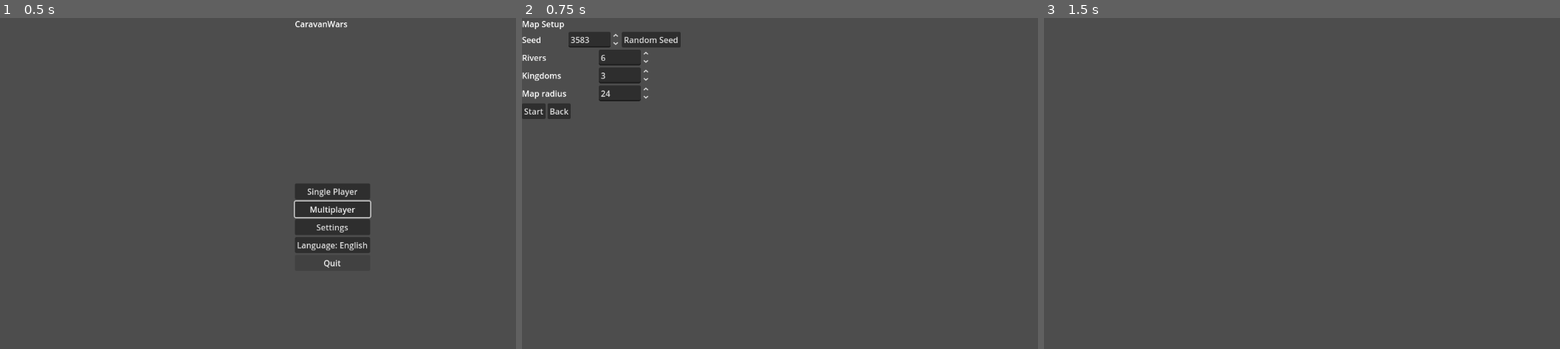
Above: before the commit, frames 1-3 (left to right).
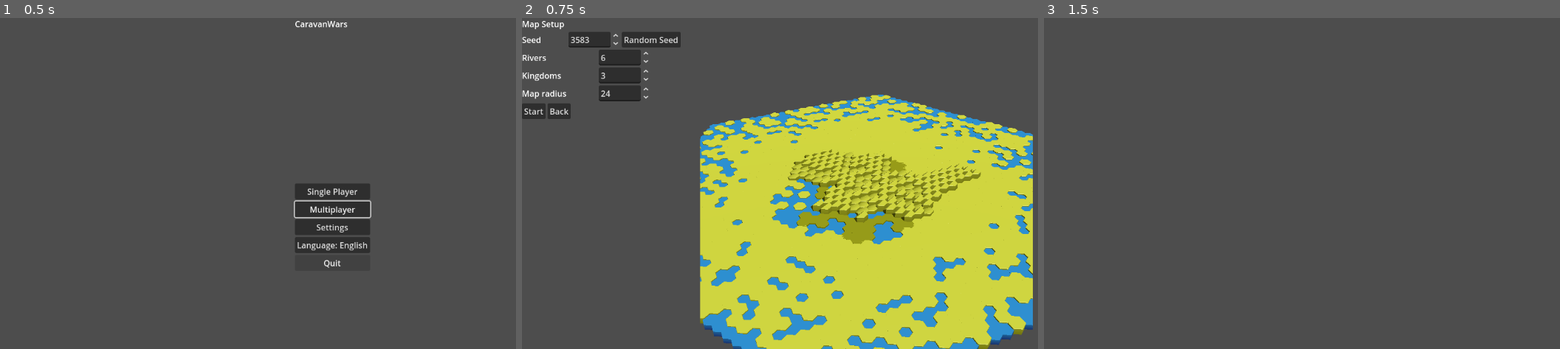
Above: after the commit, the same moments.

Repository: sepa79/CaravanWars
Game: Godot game, scene res://scenes/Main.tscn
The game is run twice, just before and just after one commit, with the same random seed, the same clock (stepped at 60 frames per second) and the same inputs.
Inputs:
- Up to frame 1 (0.5 s): no input
- Up to frame 2 (0.75 s): click "Single Player" at 0.5 s
- Up to frame 3 (1.5 s): click "Start" at 1.25 s

Frame 1 is identical in both runs. In frame 2, 46% of the frame differs, in the area x 34-99%, y 23-100%; in frame 3, nothing differs.

Commit message:
fix: restore map setup preview lighting

Diff:
--- a/game/ui/MapView.gd
+++ b/game/ui/MapView.gd
@@ -23,22 +23,38 @@
 }
 
 const HEX_WORLD_SCALE: float = 1.0
+const CAMERA_BASE_HEIGHT: float = 26.0
+const CAMERA_HEIGHT_PER_UNIT: float = 0.45
+const CAMERA_DISTANCE_FACTOR: float = 1.65
+const CAMERA_MIN_DISTANCE: float = 32.0
+const CAMERA_ORBIT_DIRECTION: Vector3 = Vector3(0.573462, 0.0, 0.819232)
+const DEFAULT_CAMERA_ORIGIN: Vector3 = Vector3(0.0, 28.0, 36.0)
+const DEFAULT_CAMERA_TARGET: Vector3 = Vector3.ZERO
+const LIGHT_DIRECTION: Vector3 = Vector3(-0.45, -1.0, -0.35)
+const LIGHT_ENERGY: float = 1.35
+const LIGHT_INDIRECT_ENERGY: float = 0.85
 
 var map_data: Dictionary = {}
 
 var _mesh_library: Dictionary = {}
 var _region_layers: Dictionary = {}
 var _needs_refresh: bool = false
+var _map_bounds: Dictionary = {}
 
 var _viewport: SubViewport
 var _terrain_root: Node3D
 var _viewport_container: Control
+var _camera_rig: Node3D
+var _camera: Camera3D
+var _sun_light: DirectionalLight3D
 
 func _ready() -> void:
     _ensure_viewport_structure()
     _configure_viewport()
     _build_mesh_library()
     _ensure_region_layers()
+    call_deferred("_complete_preview_setup")
+    _update_camera_framing()
     _needs_refresh = true
     _refresh_layers_if_needed()
 
@@ -226,6 +242,9 @@
 
 func _update_region_layers() -> void:
     var grouped_hexes := _group_hexes_by_region()
+    var min_pos := Vector3(INF, INF, INF)
+    var max_pos := Vector3(-INF, -INF, -INF)
+    var has_positions := false
     for region in _region_layers.keys():
         var instance: MultiMeshInstance3D = _region_layers[region]
         if instance == null or instance.multimesh == null:
@@ -241,7 +260,22 @@
             var position := _axial_to_world(axial)
             multimesh.set_instance_transform(index, Transform3D(Basis.IDENTITY, position))
             index += 1
+            min_pos.x = min(min_pos.x, position.x)
+            min_pos.y = min(min_pos.y, position.y)
+            min_pos.z = min(min_pos.z, position.z)
+            max_pos.x = max(max_pos.x, position.x)
+            max_pos.y = max(max_pos.y, position.y)
+            max_pos.z = max(max_pos.z, position.z)
+            has_positions = true
         multimesh.instance_count = index
+    if has_positions:
+        _map_bounds = {
+            "min": min_pos,
+            "max": max_pos,
+        }
+    else:
+        _map_bounds = {}
+    _update_camera_framing()
 
 func _group_hexes_by_region() -> Dictionary:
     if not map_data.has("hexes"):
@@ -282,3 +316,95 @@
 
 func _draw() -> void:
     _refresh_layers_if_needed()
+
+func _complete_preview_setup() -> void:
+    _ensure_camera_rig()
+    _ensure_preview_light()
+    _update_camera_framing()
+
+func _ensure_camera_rig() -> void:
+    if _viewport == null:
+        return
+    _camera_rig = _viewport.get_node_or_null("%CameraRig") as Node3D
+    if _camera_rig == null:
+        _camera_rig = Node3D.new()
+        _camera_rig.name = "CameraRig"
+        _camera_rig.unique_name_in_owner = true
+        _viewport.add_child(_camera_rig)
+    _camera = _camera_rig.get_node_or_null("PreviewCamera") as Camera3D
+    if _camera == null:
+        _camera = Camera3D.new()
+        _camera.name = "PreviewCamera"
+        _camera_rig.add_child(_camera)
+    _configure_camera()
+
+func _configure_camera() -> void:
+    if _camera == null:
+        return
+    _camera.set_deferred("current", true)
+    _camera.near = 0.1
+    _camera.far = 1024.0
+    _camera.fov = 40.0
+    if _map_bounds.is_empty():
+        _apply_default_camera_frame()
+
+func _apply_default_camera_frame() -> void:
+    if _camera == null:
+        return
+    var origin := DEFAULT_CAMERA_ORIGIN
+    var target := DEFAULT_CAMERA_TARGET
+    var direction := target - origin
+    if direction.length_squared() < 0.001:
+        direction = Vector3.FORWARD
+    var basis := Basis().looking_at(direction.normalized(), Vector3.UP)
+    _camera.transform = Transform3D(basis, origin)
+
+func _update_camera_framing() -> void:
+    if _camera == null:
+        return
+    if _map_bounds.is_empty():
+        _apply_default_camera_frame()
+        return
+    var min_pos: Vector3 = _map_bounds.get("min", Vector3.ZERO)
+    var max_pos: Vector3 = _map_bounds.get("max", Vector3.ZERO)
+    var center: Vector3 = (min_pos + max_pos) * 0.5
+    var span_x: float = abs(max_pos.x - min_pos.x)
+    var span_z: float = abs(max_pos.z - min_pos.z)
+    var extent: float = max(span_x, span_z) * 0.5
+    var distance: float = max(CAMERA_MIN_DISTANCE, extent * CAMERA_DISTANCE_FACTOR)
+    var height: float = max(CAMERA_BASE_HEIGHT, (extent * CAMERA_HEIGHT_PER_UNIT) + CAMERA_BASE_HEIGHT)
+    var offset_dir: Vector3 = CAMERA_ORBIT_DIRECTION
+    var horizontal_offset: Vector3 = offset_dir * distance
+    var origin: Vector3 = Vector3(center.x + horizontal_offset.x, height, center.z + horizontal_offset.z)
+    var target: Vector3 = Vector3(center.x, center.y, center.z)
+    var direction: Vector3 = target - origin
+    if direction.length_squared() < 0.001:
+        direction = Vector3.FORWARD
+    var basis := Basis().looking_at(direction.normalized(), Vector3.UP)
+    _camera.transform = Transform3D(basis, origin)
+    if _sun_light != null:
+        _sun_light.transform.origin = center
+
+func _ensure_preview_light() -> void:
+    if _viewport == null:
+        return
+    _sun_light = _viewport.get_node_or_null("%SunLight") as DirectionalLight3D
+    if _sun_light == null:
+        _sun_light = DirectionalLight3D.new()
+        _sun_light.name = "SunLight"
+        _sun_light.unique_name_in_owner = true
+        _viewport.add_child(_sun_light)
+    _configure_preview_light()
+
+func _configure_preview_light() -> void:
+    if _sun_light == null:
+        return
+    _sun_light.light_energy = LIGHT_ENERGY
+    _sun_light.light_indirect_energy = LIGHT_INDIRECT_ENERGY
+    _sun_light.shadow_enabled = false
+    var direction := LIGHT_DIRECTION
+    if direction.length_squared() < 0.001:
+        direction = Vector3(-0.5, -1.0, -0.5)
+    direction = direction.normalized()
+    var basis := Basis().looking_at(direction, Vector3.UP)
+    _sun_light.transform = Transform3D(basis, _sun_light.transform.origin)
Not shown, changed: CHANGELOG.md
